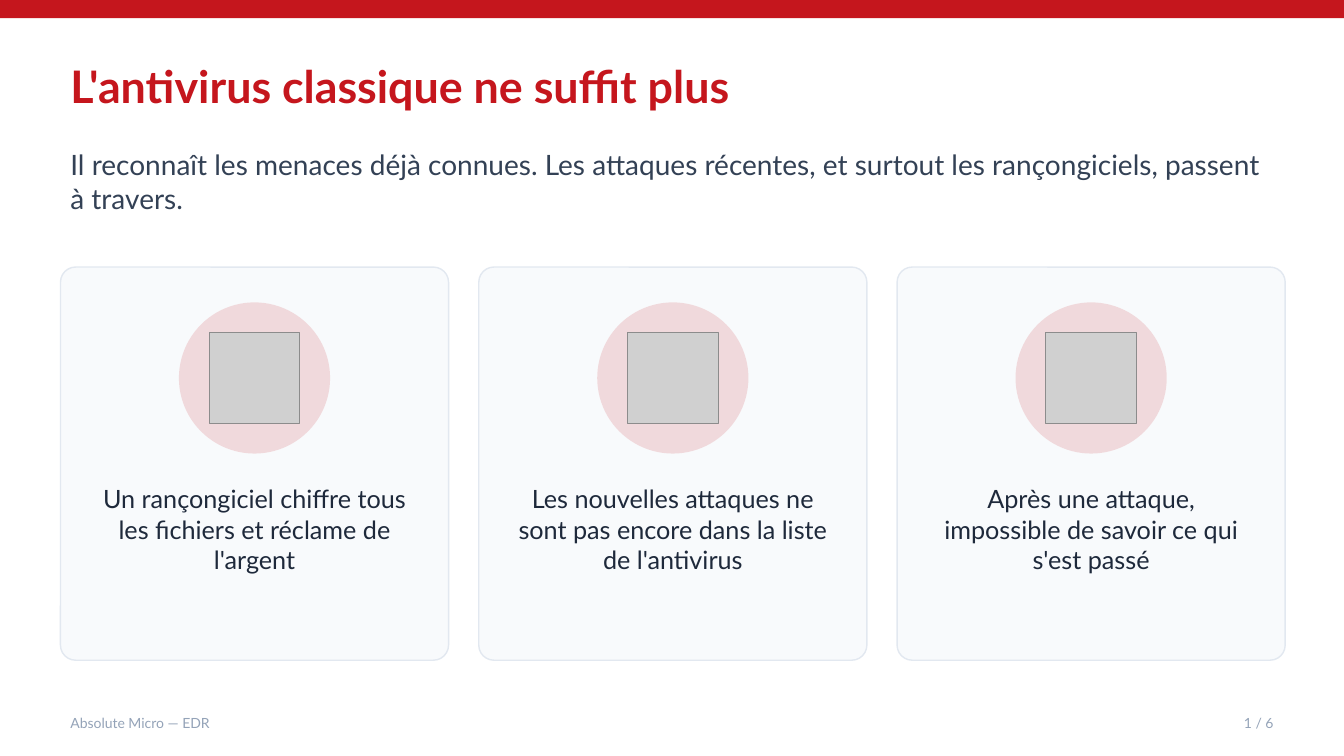
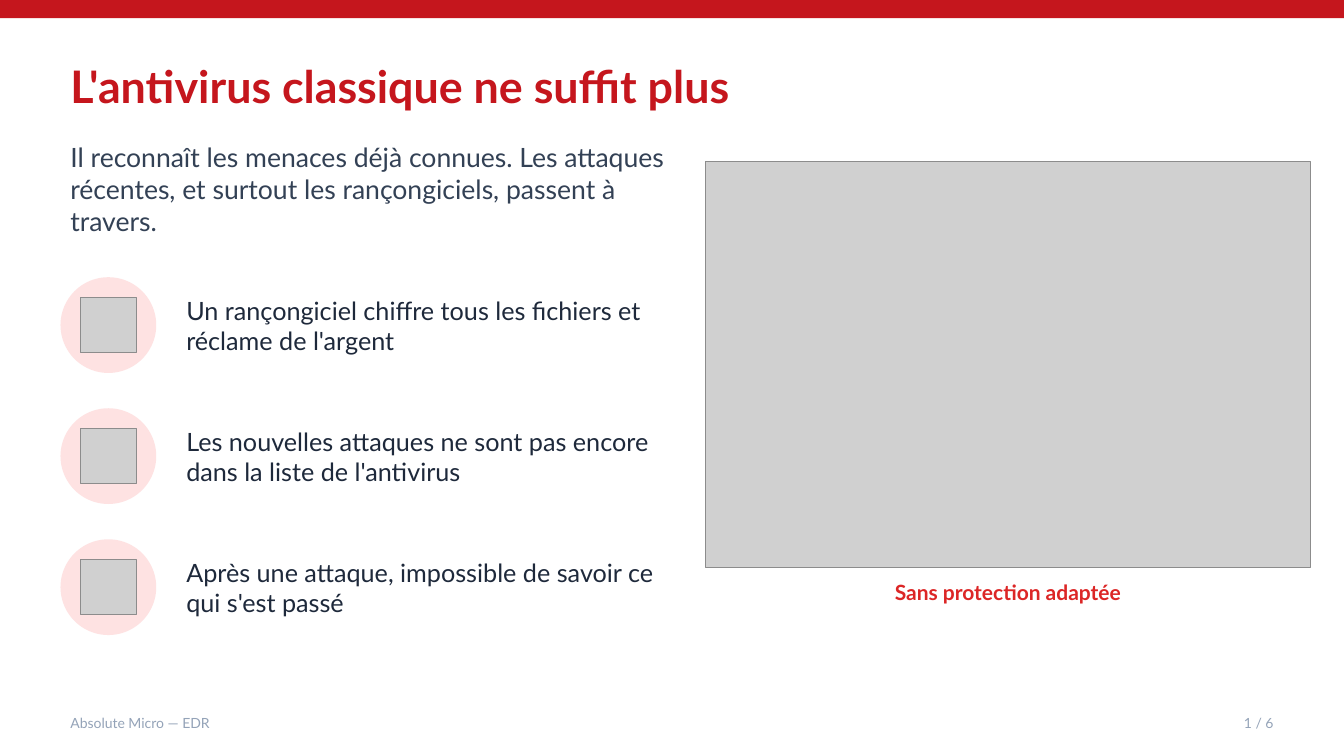
Before and after one commit to brunoflorin/absolute-devices, a slide deck: slide 2 of frontend/public/diaporamas/edr.pptx. Drawn at 1344x756 pixels with LibreOffice and Linux fonts; fonts in the diff are those of the drawing; grey boxes stand for pictures. Boxes give left, top, right and bottom in pixels: in the first picture for what was removed or moved away, otherwise in the second. Text is boxed around its words. In the diff, an @@ line names an element or a change of style, - is before the commit and + after.

```diff
--- a/frontend/public/diaporamas/edr.pptx
+++ b/frontend/public/diaporamas/edr.pptx
@@ text "Il reconnaît les menaces déjà ..." at <box>70,147,663,232</box>: size 20 to 19 pt; vertical alignment middle to top @@
@@ picture added at <box>706,161,1311,568</box> @@
@@ rounded rectangle removed at <box>60,267,449,660</box> @@
@@ rounded rectangle removed at <box>479,267,867,660</box> @@
@@ rounded rectangle removed at <box>897,267,1286,660</box> @@
@@ ellipse added at <box>60,277,156,373</box>, fill #FEE2E2 @@
@@ picture added at <box>81,297,136,353</box> @@
@@ text "Un rançongiciel chiffre tous les ...": place and size @@
-text "Un rançongiciel chiffre tous les ..." at <box>103,489,406,574</box>
+text "Un rançongiciel chiffre tous les ..." at <box>186,301,640,354</box>
@@ ellipse removed at <box>178,302,330,454</box> @@
@@ ellipse removed at <box>597,302,748,454</box> @@
@@ ellipse removed at <box>1015,302,1167,454</box> @@
@@ picture removed at <box>210,333,300,423</box> @@
@@ picture removed at <box>627,333,718,423</box> @@
@@ picture removed at <box>1047,333,1137,423</box> @@
@@ ellipse added at <box>60,408,156,504</box>, fill #FEE2E2 @@
@@ text "Les nouvelles attaques ne sont ...": place and size @@
-text "Les nouvelles attaques ne sont ..." at <box>519,489,827,569</box>
+text "Les nouvelles attaques ne sont ..." at <box>186,432,648,482</box>
@@ picture added at <box>81,429,136,484</box> @@
@@ ellipse added at <box>60,539,156,635</box>, fill #FEE2E2 @@
@@ alignment centre to left; vertical alignment top to middle in 3 elements at <box>186,432,648,482</box>, <box>186,301,640,354</box>, <box>186,563,653,617</box> @@
@@ text "Après une attaque, impossible de ...": place and size @@
-text "Après une attaque, impossible de ..." at <box>944,489,1238,574</box>
+text "Après une attaque, impossible de ..." at <box>186,563,653,617</box>
@@ picture added at <box>81,560,136,615</box> @@
@@ text added at <box>895,584,1121,604</box>, 15 pt, text #DC2626, bold @@
+Sans protection adaptée
```
Also in this commit, not shown: 2 other slides changed, 37 other files.
